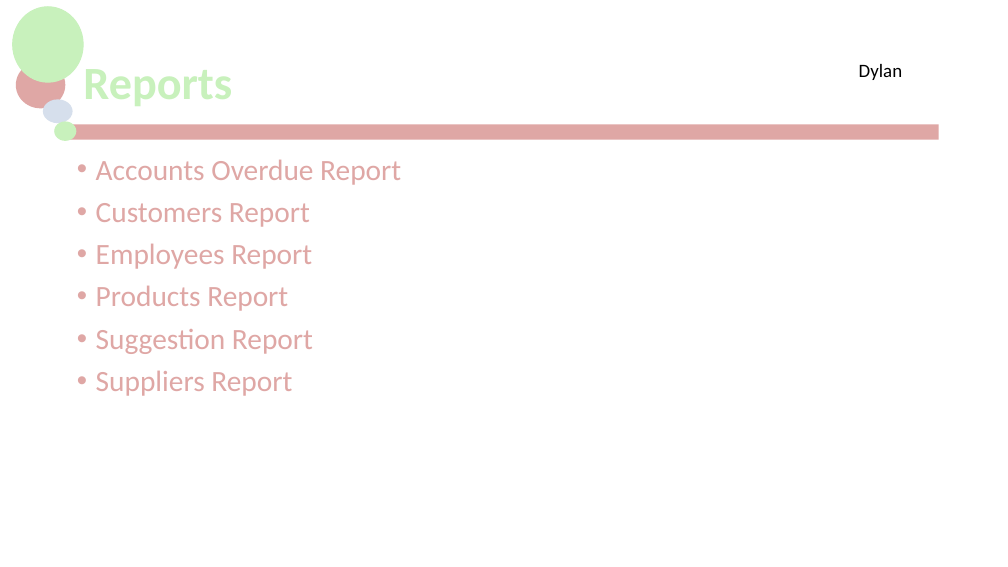
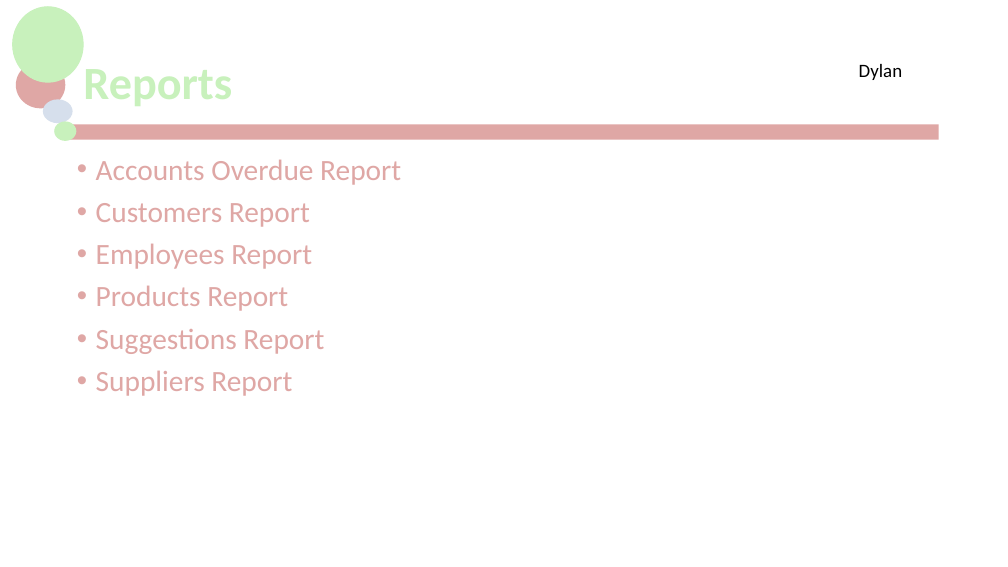
Before and after one commit to jackG97/Project, a slide deck: slide 24 of MCTV Limited.pptx. Drawn at 1008x567 pixels with LibreOffice and Linux fonts; fonts in the diff are those of the drawing; background and template pictures are left out. Boxes give left, top, right and bottom in pixels: in the first picture for what was removed or moved away, otherwise in the second. Text is boxed around its words. In the diff, an @@ line names an element or a change of style, - is before the commit and + after.

```diff
--- a/MCTV Limited.pptx
+++ b/MCTV Limited.pptx
@@ text at (96,329,324,354): text changed @@
-• Suggestion Report
+• Suggestions Report
```
Also in this commit, not shown: 6 other slides changed, 12 slides added, 1 slide removed, 1 other file.
